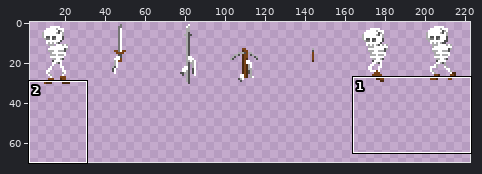
Two versions of one sprite sheet, AKJ11/Assets/Textures/Character/skellington.png. The picture above shows the old version from afar; the outline marks the close-up.
Close-up. First the earlier version:
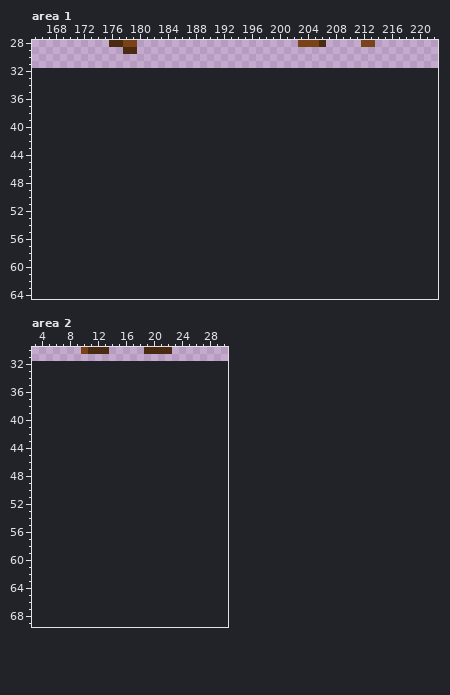
The file is 256x32 pixels. Colours within 5 levels of each other are drawn and written as one. Shown: area 1: x 165..222, y 28..64; area 2: x 3..30, y 30..69. The old version is drawn lined up with the new one, on the new canvas. The wide view leaves out empty margins.
New version:
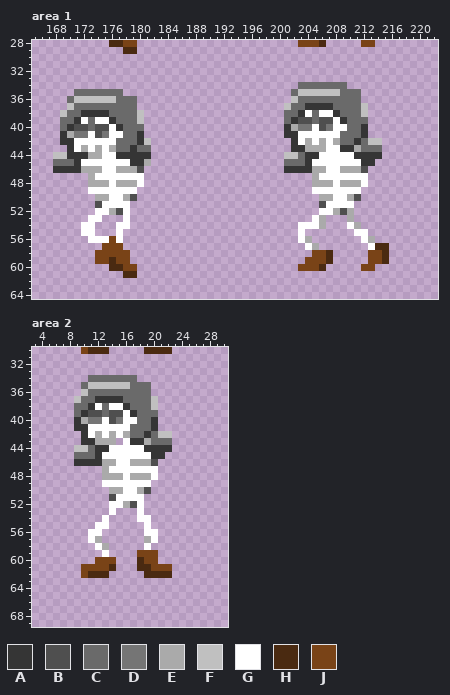
Palette (. is transparent): A #353535  B #4f4f4f  C #6a6a6a  D #757575  E #aaaaaa  F #c0c0c0  G #ffffff  H #4a2a11  J #794317
Diff:
canvas 256x32 -> 256x256
--- area 1
@@ x 165..222 @@
 33 ..........................................................
-34 ..........................................................
-35 ..........................................................
-36 ..........................................................
-37 ..........................................................
-38 ..........................................................
-39 ..........................................................
-40 ..........................................................
-41 ..........................................................
-42 ..........................................................
-43 ..........................................................
-44 ..........................................................
-45 ..........................................................
-46 ..........................................................
-47 ..........................................................
-48 ..........................................................
-49 ..........................................................
-50 ..........................................................
-51 ..........................................................
-52 ..........................................................
-53 ..........................................................
-54 ..........................................................
-55 ..........................................................
-56 ..........................................................
-57 ..........................................................
-58 ..........................................................
-59 ..........................................................
-60 ..........................................................
-61 ..........................................................
+34 ......................................CCCCCCC.............
+35 ......CCCCCCC........................CFFFFFFCCC...........
+36 .....CFFFFFFCCC......................FCCCCCCCCC...........
+37 .....FCCCCCCCCC.....................FCCAAAACCCCF..........
+38 ....FCCAAAACCCCF....................CCAGCGGACCCF..........
+39 ....CCAGCGGACCCF....................CABBCBBGACCC..........
+40 ....CABBCBBGACCC....................AEDDGBDGGCCA..........
+41 ....AEDDGBDGGCCA....................AAGGGGGGCCCA..........
+42 ....AAGGGGGGCCCAF....................AGEGEGECCACFF........
+43 .....AGEGEGECCACC....................AAEEEGGAAECCC........
+44 ...FFAAAEEGGAAAAA...................FFCAAGGGGGAAAA........
+45 ...CCCAGGGGGGGAAE...................CCCAGGGGGGGAA.........
+46 ...AAAAEEEGGEEEB....................AAAAEEGGEEEB..........
+47 ........EGGGGGGG........................EGGGGGGG..........
+48 ........EEEGEEEG........................EEEGEEEG..........
+49 ........GGGGGGG.........................GGGGGGG...........
+50 .........EEGGEB..........................EEGGEB...........
+51 .........BGGGG...........................BGGGG............
+52 .........GGEBG...........................GGEBE............
+53 ........GG...G..........................GE...E............
+54 .......GG...GG........................GGGE...GE...........
+55 .......GG...G.........................G.......GG..........
+56 ........GGGJG.........................GE.......GE.........
+57 ..........JJJ..........................GE.......GHH.......
+58 .........JJJJJ..........................JJH.....JJH.......
+59 .........JJHJJ.........................JJJH.....JJH.......
+60 ...........HHJJ.......................JJJH.....JJ.........
+61 .............HH...........................................
 62 ..........................................................
--- area 2
@@ x 7..24 @@
 33 ..................
-34 ..................
-35 ..................
-36 ..................
-37 ..................
-38 ..................
-39 ..................
-40 ..................
-41 ..................
-42 ..................
-43 ..................
-44 ..................
-45 ..................
-46 ..................
-47 ..................
-48 ..................
-49 ..................
-50 ..................
-51 ..................
-52 ..................
-53 ..................
-54 ..................
-55 ..................
-56 ..................
-57 ..................
-58 ..................
-59 ..................
-60 ..................
-61 ..................
-62 ..................
+34 ....CCCCCCC.......
+35 ...CFFFFFFCCC.....
+36 ...FCCCCCCCCC.....
+37 ..FCCAAAACCCCF....
+38 ..CCAGCGGACCCF....
+39 ..CABBCBBGACCC....
+40 ..AEDDGBDGGCCA....
+41 ..AAGGGGGGCCCA....
+42 ...AGEGEGECCACFF..
+43 ...AAEEE.GAAECCC..
+44 ..FFCAAGGGGGAAAA..
+45 ..CCCAGGGGGGGAA...
+46 ..AAAAEEGGEEEB....
+47 ......EGGGGGGG....
+48 ......EEEGEEEG....
+49 ......GGGGGGG.....
+50 .......EEGGEB.....
+51 .......BGGGG......
+52 .......GGEBG......
+53 .......G...G......
+54 ......G....GG.....
+55 .....GG.....G.....
+56 ....GG......GG....
+57 ....GE......EG....
+58 .....GE.....G.....
+59 ......G....JJJ....
+60 .....JJJ...HJJ....
+61 ...JJJJH...HHJJJ..
+62 ...JHHH.....HHHH..
 63 ..................
Boxes around the changes in both close-ups, in picture pixels (x1, y1, x2, y2):
added: (284, 82, 389, 271)
added: (53, 89, 151, 278)
added: (74, 375, 172, 578)
